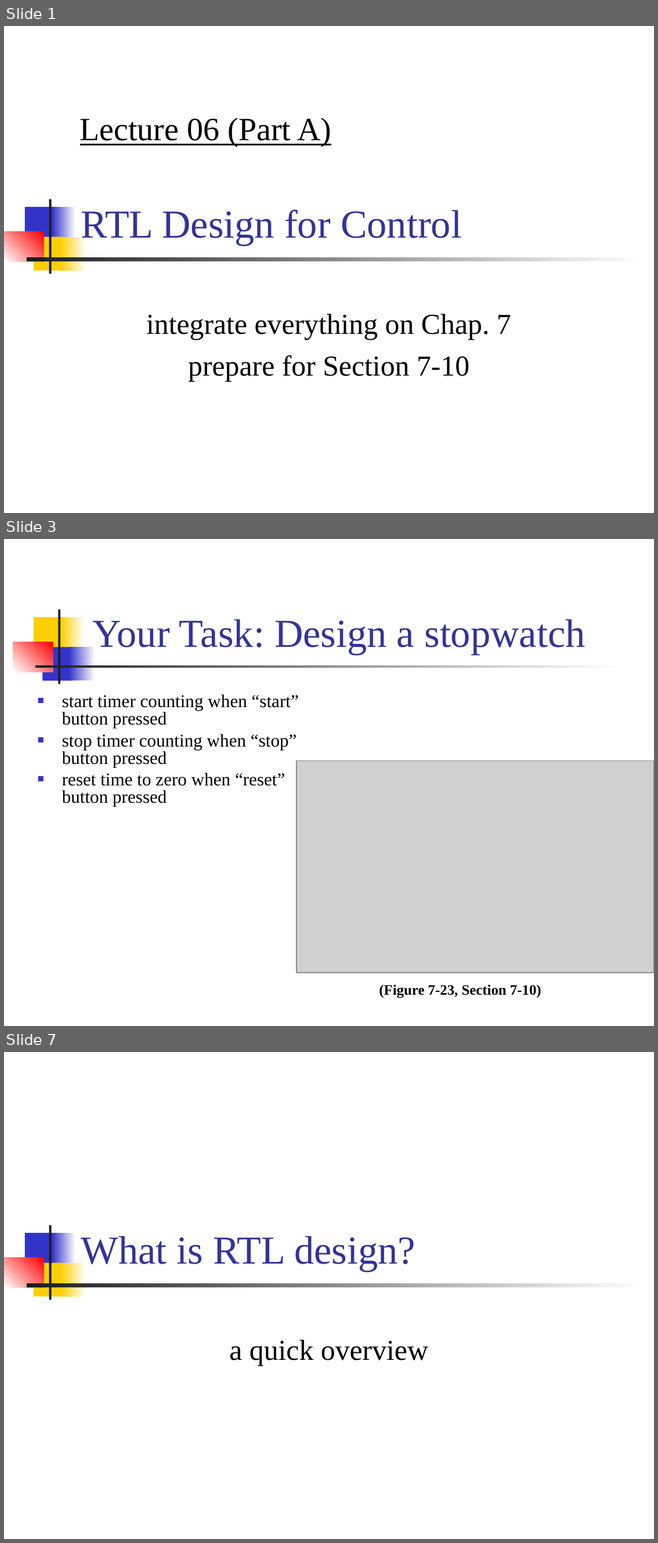
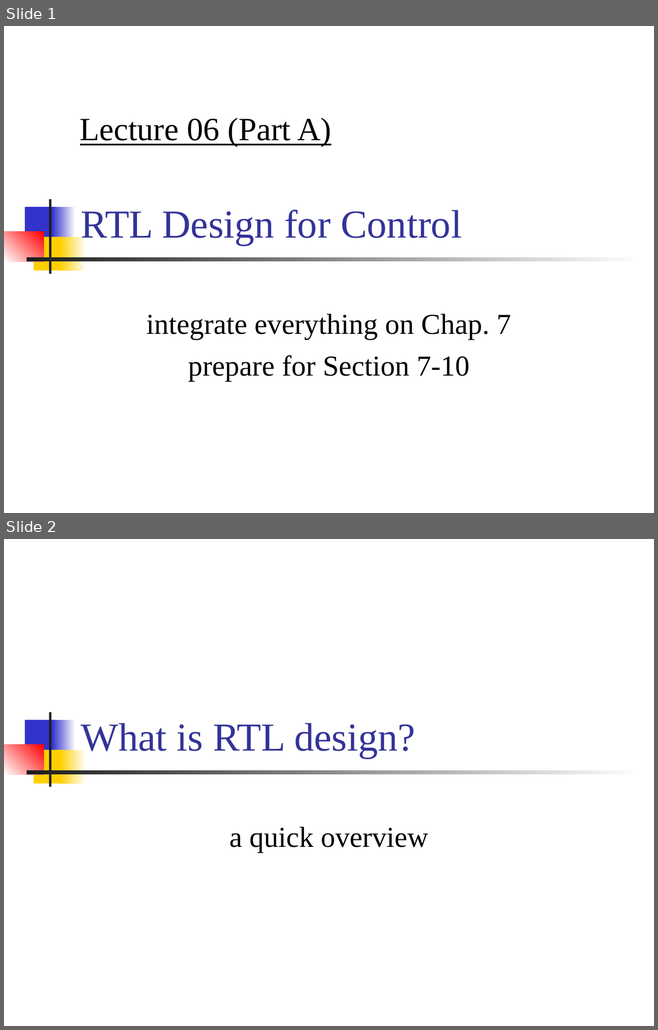
Before and after one commit to CGUSystemCourses/ComputerOrg-2015, a slide deck: Lectures/lec06-RTL_control/lec06a-RTL_count.ppt. Shown one above the other, each under a label of ours: slides 1, 3 and 7 before the commit, slides 1 and 2 after it; the slides between them are not shown. The pictures are 658x1543 and 658x1030 pixels, drawn with LibreOffice and Linux fonts; fonts in the diff are those of the drawing; grey boxes stand for pictures. Boxes give left, top, right and bottom in pixels: in the first picture for what was removed or moved away, otherwise in the second. Text is boxed around its words. In the diff, an @@ line names an element or a change of style, - is before the commit and + after.

```diff
--- a/Lectures/lec06-RTL_control/lec06a-RTL_count.ppt
+++ b/Lectures/lec06-RTL_control/lec06a-RTL_count.ppt
@@ slide 3 removed at <box>4,539,654,1026</box>, background #FFFFFF @@
@@ rectangle removed at <box>34,617,65,651</box> @@
@@ rectangle removed at <box>58,609,60,684</box> @@
@@ rectangle removed at <box>61,617,85,651</box> @@
@@ title removed at <box>92,619,585,654</box> @@
-Your Task: Design a stopwatch
@@ rectangle removed at <box>13,642,53,671</box> @@
@@ rectangle removed at <box>42,647,72,681</box> @@
@@ rectangle removed at <box>69,647,95,681</box> @@
@@ rectangle removed at <box>35,665,620,668</box> @@
@@ text removed at <box>62,694,299,806</box> @@
-■ start timer counting when “start” button pressed
-■ stop timer counting when “stop” button pressed
-■ reset time to zero when “reset” button pressed
@@ picture removed at <box>296,761,654,973</box> @@
@@ text removed at <box>379,984,541,998</box> @@
-(Figure 7-23, Section 7-10)
@@ what was slide 7 is now slide 2 @@
```
Also in this commit, not shown: 17 slides changed, 4 other slides removed.
